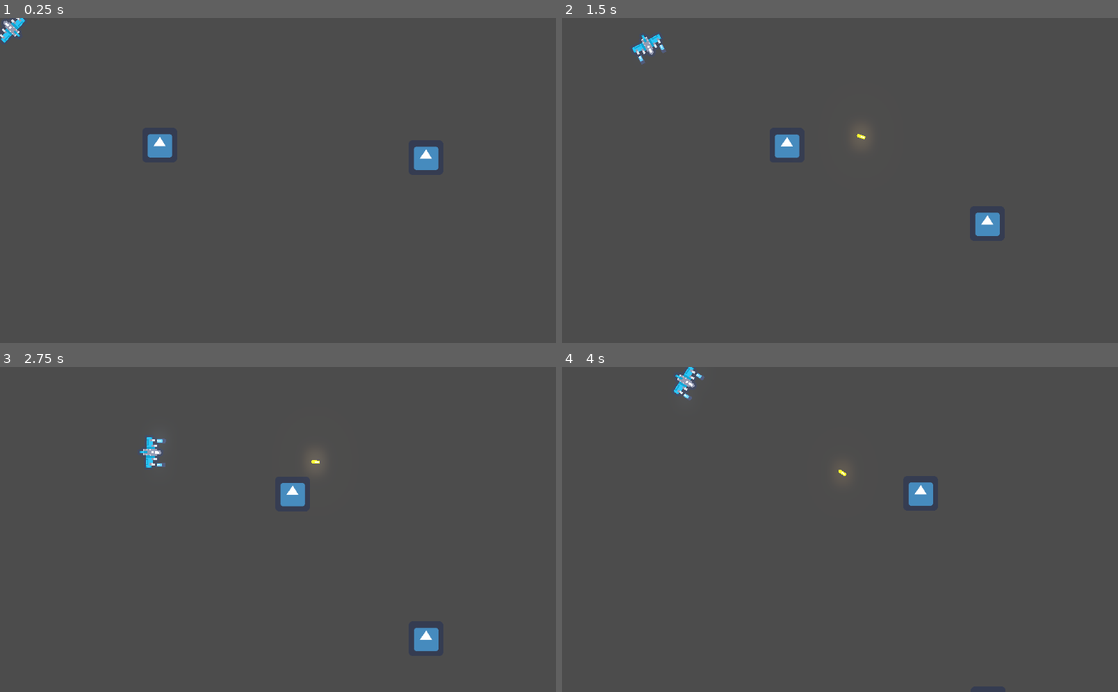
Above: before the commit, frames 1-4 (two rows, left to right).
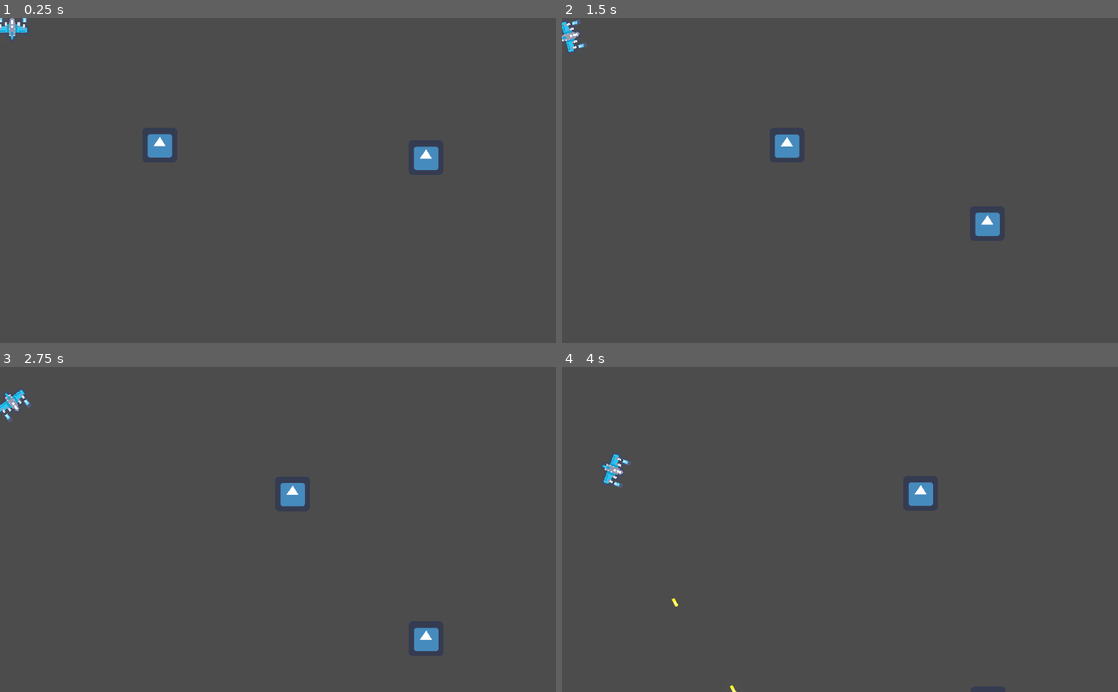
Above: after the commit, the same moments.

Repository: Madhavaprasath/AreoplaneGame
Game: Godot game, scene res://Test/Test.tscn
Same seed, same stepped clock (60 frames per second), same inputs: the game is played once before the commit and once after it. The project has no main scene, so this scene is started directly. The engine's default icon, where the game draws it, is replaced by a stand-in: a white triangle on a blue panel in a dark square.
Inputs (mouse positions are in pixels of both pictures, inside the frame that each line leads up to):
- Up to frame 1 (0.25 s): no input
- Up to frame 2 (1.5 s): move the mouse to (962, 164) at 0.52 s; press the mouse at (962, 164) at 0.53 s; hold Right (ui_right) 0.53-1.28 s; right-click (962, 164) at 0.8 s; move the mouse to (728, 196) at 1.27 s; release the mouse at (728, 196) at 1.28 s; hold Down (ui_down) from 1.28 s (still down); right-click (728, 196) at 1.35 s
- Up to frame 3 (2.75 s): click (166, 545) at 1.55 s; move the mouse to (333, 458) at 2.02 s; release Down (ui_down) at 2.03 s; press the mouse at (333, 458) at 2.03 s; hold Right (ui_right) from 2.03 s (still down); right-click (333, 458) at 2.3 s
- Up to frame 4 (4 s): move the mouse to (812, 594) at 2.77 s; release Right (ui_right) at 2.78 s; release the mouse at (812, 594) at 2.78 s; hold Up (ui_up) 2.78-3.53 s; right-click (812, 594) at 2.85 s; click (812, 594) at 3.05 s; move the mouse to (1006, 578) at 3.52 s; press the mouse at (1006, 578) at 3.53 s; hold Left (ui_left) from 3.53 s (still down); right-click (1006, 578) at 3.8 s

The runs differ from the first frame. In frame 1, 0.2% of the frame differs, in the area x 0-5%, y 0-8%; in frame 2, 0.4%; in frame 3, 0.5%, in the area x 0-58%, y 7-31%; in frame 4, 0.5%.

Commit message:
Improved movement of player

Diff:
--- a/AreoPlaneGame(NameYet to be decided)/Characters/Enemy/Enemy_Statemachine.gd
+++ b/AreoPlaneGame(NameYet to be decided)/Characters/Enemy/Enemy_Statemachine.gd
@@ -18,7 +18,7 @@
 var angular_time=0
 var a=true
 func _physics_process(delta):
-	rotate_raycast()
+	rotate_raycast(delta)
 	var offset
 	if a:
 		offset=Vector2(0,200)
@@ -36,6 +36,7 @@
 		angular_time=0
 		velocity=Vector2(1,1)
 		circle=false
+		a=true
 	velocity=enemy.move_and_slide(velocity)
 
 func match_current_state(delta):
@@ -71,5 +72,5 @@
 	velocity=expected_velocity
 
 
-func rotate_raycast():
-	raycast_parent.rotation_degrees+=10
+func rotate_raycast(delta):
+	raycast_parent.rotation+=11*PI*delta
--- a/AreoPlaneGame(NameYet to be decided)/Characters/Player/Player.gd
+++ b/AreoPlaneGame(NameYet to be decided)/Characters/Player/Player.gd
@@ -8,10 +8,7 @@
 onready var current_shoot_place=place_1
 onready var Rocket_slot_1=get_node("Positions/Rocket_launch1")
 onready var Rocket_slot_2=get_node("Positions/Rocket_launch2")
-
-func _process(delta):
-	if $RayCast2D.is_colliding():
-		print("Hello")
+onready var target_direction=get_node("Target_direction")
 
 
 func check_current_shoot_place():
--- a/AreoPlaneGame(NameYet to be decided)/Characters/Player/Player.tscn
+++ b/AreoPlaneGame(NameYet to be decided)/Characters/Player/Player.tscn
@@ -1,21 +1,23 @@
-[gd_scene load_steps=7 format=2]
+[gd_scene load_steps=8 format=2]
 
 [ext_resource path="res://Characters/Actor/Actor.tscn" type="PackedScene" id=1]
 [ext_resource path="res://Characters/Player/Player.gd" type="Script" id=2]
 [ext_resource path="res://Sprites/ships.png" type="Texture" id=3]
 [ext_resource path="res://Bullets/Player/player_bullet.tscn" type="PackedScene" id=4]
 [ext_resource path="res://Rockets/Rockets.tscn" type="PackedScene" id=5]
+[ext_resource path="res://Characters/Player/Target_verify.gd" type="Script" id=6]
 
-[sub_resource type="ShaderMaterial" id=2]
+[sub_resource type="ShaderMaterial" id=1]
 
 [node name="Player" instance=ExtResource( 1 )]
 position = Vector2( 523, 252 )
 script = ExtResource( 2 )
 bullet_scene = ExtResource( 4 )
 Rocket = ExtResource( 5 )
+movement_speed = 500
 
 [node name="Sprite" parent="Body" index="0"]
-material = SubResource( 2 )
+material = SubResource( 1 )
 position = Vector2( 0.111328, 0 )
 scale = Vector2( 2, 2 )
 texture = ExtResource( 3 )
@@ -29,16 +31,19 @@
 [node name="Statemachine" parent="." index="2"]
 Player_path = NodePath("..")
 
-[node name="Line2D" type="Line2D" parent="." index="3"]
+[node name="Target_verify" type="Node" parent="." index="3"]
+script = ExtResource( 6 )
+
+[node name="Line2D" type="Line2D" parent="." index="4"]
 points = PoolVector2Array( -0.0177002, -0.790405 )
 
-[node name="Rotate_tween" type="Tween" parent="." index="4"]
+[node name="Rotate_tween" type="Tween" parent="." index="5"]
 
-[node name="Reload_timer" type="Node2D" parent="." index="5"]
+[node name="Reload_timer" type="Node2D" parent="." index="6"]
 
 [node name="Bullet" type="Timer" parent="Reload_timer" index="0"]
 
-[node name="Positions" type="Node2D" parent="." index="6"]
+[node name="Positions" type="Node2D" parent="." index="7"]
 
 [node name="Shoot1" type="Position2D" parent="Positions" index="0"]
 position = Vector2( 11, -14 )
@@ -57,6 +62,7 @@
 position = Vector2( 22, -12 )
 z_index = -1
 
-[node name="RayCast2D" type="RayCast2D" parent="." index="7"]
-enabled = true
-cast_to = Vector2( 0, 60 )
+[node name="Target_direction" type="Node2D" parent="." index="8"]
+position = Vector2( 0, -50 )
+
+[connection signal="rocket_fired" from="Statemachine" to="Target_verify" method="_on_Statemachine_rocket_fired"]
--- a/AreoPlaneGame(NameYet to be decided)/Characters/Player/Player_statemachine.gd
+++ b/AreoPlaneGame(NameYet to be decided)/Characters/Player/Player_statemachine.gd
@@ -1,4 +1,6 @@
 extends Node2D
+signal rocket_fired(rocket,target)
+
 
 const player_size=1
 
@@ -8,7 +10,7 @@
 export (int) var speed=200
 export (int) var circling_speed=100
 export (NodePath) var Player_path
-
+export (int) var rotation_speed=25
 
 enum states{
 	IDLE,
@@ -25,8 +27,6 @@
 var previous_state
 var velocity=Vector2()
 var direction_vector=Vector2()
-var circular_time=0
-var pointing_radius=Vector2()
 var can_shoot=true
 var state_bef_rocket
 var targets=[]
@@ -40,12 +40,11 @@
 func _ready():
 	for i in get_tree().get_nodes_in_group("Camera"):
 		camera=i
-	#player.spwan_missiles()
 	current_state=states.IDLE
 	current_animation="Idle"
 
 func _physics_process(delta):
-	point_at_cursor_and_clamp_player()
+	#point_at_cursor_and_clamp_player()
 	match_state(delta)
 	var next_state=check_exit_conditions(delta)
 	if next_state!=null:
@@ -74,8 +73,6 @@
 		states.ROCKETLAUNCH:
 			if targets!=[]:
 				Engine.time_scale=0.5
-		states.CIRCLE:
-			make_circles(delta)
 
 
 func check_exit_conditions(delta):
@@ -84,8 +81,6 @@
 			return exit_condition_idle()
 		states.MOVE:
 			return exit_run_condition()
-		states.CIRCLE:
-			return exit_circle_condition()
 		states.ROCKETAIM:
 			if Input.is_action_just_released("Right_Click"):
 				Engine.time_scale=lerp(Engine.time_scale,1.0,1)
@@ -116,37 +111,24 @@
 	Engine.time_scale=1.0
 
 func exit_condition_idle():
-	if direction_vector.x!=0 and direction_vector.y==0 ||direction_vector.x==0 and direction_vector.y!=0:
-		circular_time=0
+	if direction_vector!=Vector2():
 		return states.MOVE
-	elif direction_vector.x!=0 and direction_vector.y!=0:
-		pointing_radius=global_position+Vector2(0,350*direction_vector.y)
-		return states.CIRCLE
 
 func exit_run_condition():
 	if direction_vector.x ==0 && direction_vector.y==0:
 		return states.IDLE
-	if direction_vector.x!=0 && direction_vector.y!=0:
-		pointing_radius=global_position+Vector2(0,350*direction_vector.y)
-		return states.CIRCLE
-
-func exit_circle_condition():
-	if direction_vector.x==0 || direction_vector.y==0:
-		return states.IDLE
+
+
 
 
 func play_move_state(delta):
-	velocity=lerp(velocity,direction_vector*speed,0.4)
-
-
-func make_circles(delta):
-	circular_time+=delta*-(2.5/2)
-	var expected_velocity=Vector2()
-	expected_velocity.x=cos(circular_time)*height_of_circle*direction_vector.x
-	expected_velocity.y=-sin(circular_time)*width_of_circle*direction_vector.y
-	velocity=lerp(velocity,expected_velocity,1-pow(0.00001,delta))
-
-
+	var rot_dir=0
+	rot_dir+=direction_vector.x
+	player.rotation+=rot_dir*2.0*delta
+	velocity=Vector2()
+	if direction_vector.y!=0:
+		velocity=Vector2(0,direction_vector.y*speed)
+		velocity=velocity.rotated(player.rotation)
 
 
 func point_at_cursor_and_clamp_player():
@@ -188,11 +170,13 @@
 	for target in targets:
 		var shortest_distance=target.global_position.distance_to(player.Rocket_slot_1.global_position)
 		if (target.global_position.distance_to(player.Rocket_slot_2.global_position)<shortest_distance && !rocket_2_occupied)||rocket_1_occupied:
-			fire_misssile(player.Rocket_slot_2,target)
+			var rocket=fire_misssile(player.Rocket_slot_2,target)
 			rocket_2_occupied=true
+			emit_signal("rocket_fired",rocket,target)
 			print(rocket_2_occupied)
 		elif rocket_2_occupied||!rocket_1_occupied:
-			fire_misssile(player.Rocket_slot_1,target)
+			var rocket=fire_misssile(player.Rocket_slot_1,target)
+			emit_signal("rocket_fired",rocket,target)
 			rocket_1_occupied=true
 	targets=[]
 
@@ -203,6 +187,7 @@
 	rocket.rotation=player.rotation
 	rocket.fired=true
 	rocket.set_as_toplevel(true)
+	return rocket
 
 
 func aiming_rockets(delta):
@@ -221,4 +206,4 @@
 	return (Input.is_action_pressed("Right_Click"))
 
 func spwan_bullets():
-	Signal.emit_signal("spwan_bullets",player.bullet_scene,player.current_shoot_place.global_position,player.nose_tip.global_position.direction_to(get_global_mouse_position()))
+	Signal.emit_signal("spwan_bullets",player.bullet_scene,player.current_shoot_place.global_position,player.nose_tip.global_position.direction_to(player.target_direction.global_position))
--- /dev/null
+++ b/AreoPlaneGame(NameYet to be decided)/Characters/Player/Target_verify.gd
@@ -0,0 +1,28 @@
+extends Node
+
+var rockets=[]
+
+var common_target
+func _ready():
+	Signal.connect("Object_Destroyed",self,"Check_common_target")
+
+func _on_Statemachine_rocket_fired(rocket, target):
+	rockets.append([rocket,target.get_parent()])
+	if len(rockets)>1:
+		print(len(rockets))
+		print(rockets)
+		check_rockets()
+
+
+func check_rockets():
+	if rockets[0][1]==rockets[1][1]:
+		common_target=rockets[0][1]
+
+func Check_common_target(body,rocket):
+	if common_target:
+		if rockets[0][0] ==rocket:
+			rockets[1][0].queue_free()
+		elif rockets[1][0] ==rocket:
+			rockets[0][0].queue_free()
+	rockets=[]
+	common_target=null
--- a/AreoPlaneGame(NameYet to be decided)/Rockets/Rockets.gd
+++ b/AreoPlaneGame(NameYet to be decided)/Rockets/Rockets.gd
@@ -20,16 +20,17 @@
 
 
 func move(delta):
-	track(tracking_target)
+	if tracking_target:
+		track(tracking_target)
+	else:
+		queue_free()
 	var direction=(target_position-global_position).normalized()
 	var rotate_amount=direction.cross(transform.y)
 	rotate(rotate_amount*15.0*delta)
 	global_translate(-transform.y*speed*delta)
 
 func track(target):
-	if target!=null:
-		target_position=target.global_position
-
+	target_position=target.global_position
 
 func _on_Timer_timeout():
 	rocket_trail.stop()
@@ -37,6 +38,7 @@
 
 func _on_Rocket_body_entered(body):
 	if body.is_in_group("Targets"):
+		Signal.emit_signal("Object_Destroyed",body,self)
 		queue_free()
 		body.queue_free()
 		Signal.emit_signal("screen_shake",1,0.1,6)
--- a/AreoPlaneGame(NameYet to be decided)/Signals/Signal.gd
+++ b/AreoPlaneGame(NameYet to be decided)/Signals/Signal.gd
@@ -1,5 +1,5 @@
 extends Node
 
 signal spwan_bullets(bullet,position,direction)
-
+signal Object_Destroyed(Body,rocket)
 signal screen_shake(time,speed,st)
--- a/AreoPlaneGame(NameYet to be decided)/Test/Test.tscn
+++ b/AreoPlaneGame(NameYet to be decided)/Test/Test.tscn
@@ -7,21 +7,20 @@
 [ext_resource path="res://Test/StaticBody2D.gd" type="Script" id=5]
 [ext_resource path="res://Components/Screen_shake.gd" type="Script" id=6]
 
-[sub_resource type="RectangleShape2D" id=2]
+[sub_resource type="RectangleShape2D" id=1]
 extents = Vector2( 31.7862, 29.2621 )
 
-[sub_resource type="Environment" id=3]
+[sub_resource type="Environment" id=2]
 background_mode = 4
 glow_enabled = true
-glow_intensity = 1.0
+glow_intensity = 0.5
 glow_strength = 0.95
-glow_blend_mode = 0
 glow_bicubic_upscale = true
 
-[sub_resource type="RectangleShape2D" id=4]
+[sub_resource type="RectangleShape2D" id=3]
 extents = Vector2( 30.5386, 297.905 )
 
-[sub_resource type="RectangleShape2D" id=5]
+[sub_resource type="RectangleShape2D" id=4]
 extents = Vector2( 30.5386, 557.361 )
 
 [node name="Test" type="Node2D"]
@@ -29,8 +28,6 @@
 
 [node name="Player" parent="." instance=ExtResource( 1 )]
 position = Vector2( 16, 16 )
-
-[node name="Slowmotion" type="Node2D" parent="."]
 
 [node name="StaticBody2D" type="StaticBody2D" parent="." groups=[
 "Targets",
@@ -78,7 +75,7 @@
 [node name="Tween" type="Tween" parent="Screen_shake"]
 
 [node name="WorldEnvironment" type="WorldEnvironment" parent="."]
-environment = SubResource( 3 )
+environment = SubResource( 2 )
 
 [node name="Borders" type="Node2D" parent="."]
 
Not shown: 6 places in AreoPlaneGame(NameYet to be decided)/Test/Test.tscn that only renumber resources
